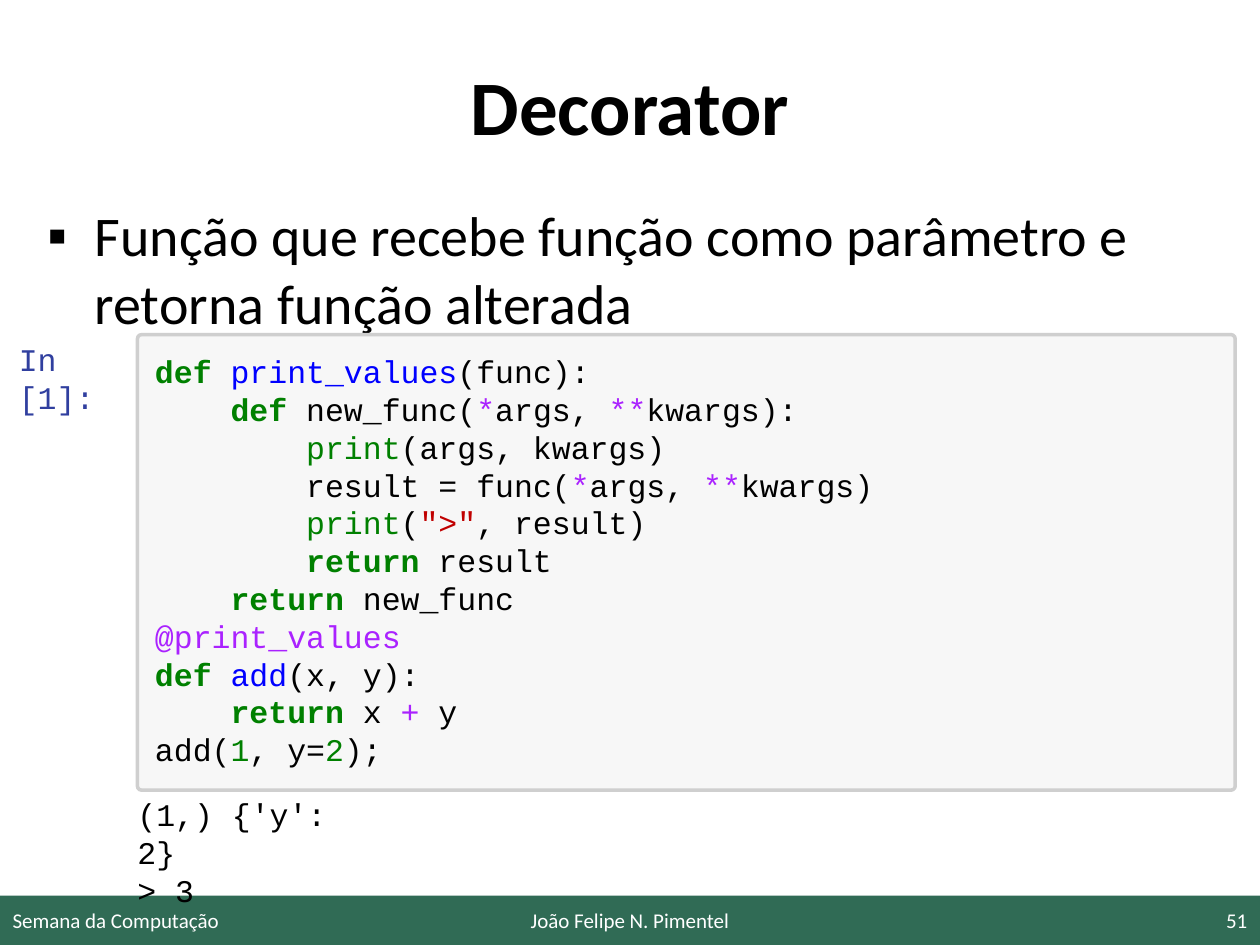
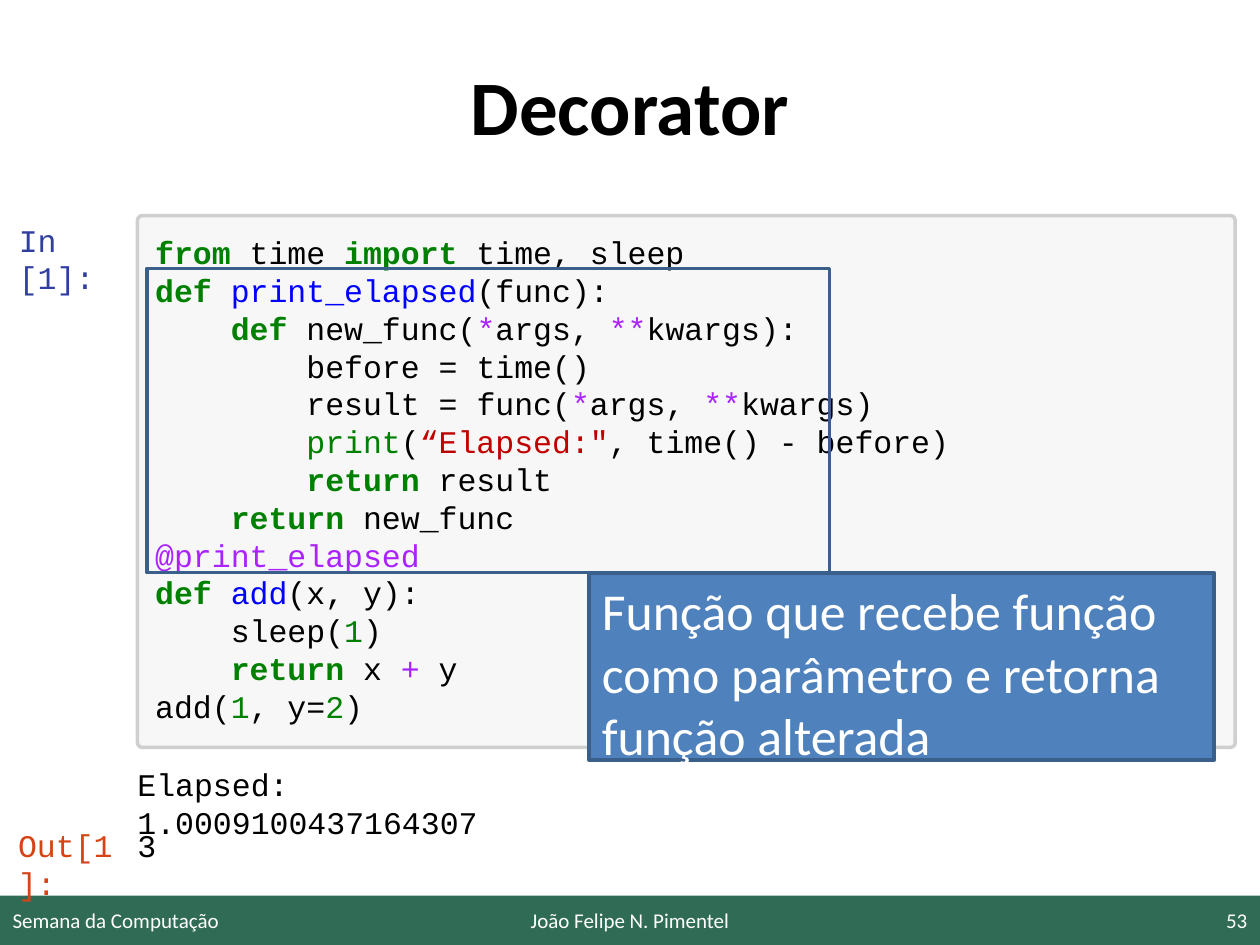
Before and after one commit to JoaoFelipe/presentations, a slide deck: slide 53 of 20191017_SC_UFF/umalinha.pptx (slide 51 before the commit). Drawn at 1260x945 pixels with LibreOffice and Linux fonts; fonts in the diff are those of the drawing; background and template pictures are left out. Boxes give left, top, right and bottom in pixels: in the first picture for what was removed or moved away, otherwise in the second. Text is boxed around its words. In the diff, an @@ line names an element or a change of style, - is before the commit and + after.

```diff
--- a/20191017_SC_UFF/umalinha.pptx
+++ b/20191017_SC_UFF/umalinha.pptx
@@ text "In [1]:": place and size @@
-text "In [1]:" at <box>19,350,95,416</box>
+text "In [1]:" at <box>19,231,95,296</box>
@@ rounded rectangle "from time import time, sleep": place and size @@
-rounded rectangle "from time import time, sleep" at <box>137,335,1235,790</box>
+rounded rectangle "from time import time, sleep" at <box>137,215,1235,747</box>
@@ rectangle added at <box>147,268,830,573</box>, outline #3A5F8C 2 pt @@
@@ text in rounded rectangle at <box>155,242,684,309</box>: text changed; text colour #0000FF to #000000 @@
-def print_values(func):
+from time import time, sleep
+def print_elapsed(func):
@@ text in rounded rectangle at <box>306,355,590,385</box>: text changed @@
-print(args, kwargs)
+before = time()
@@ text in rounded rectangle at <box>306,431,949,463</box>: text changed @@
-print(">", result)
+print(“Elapsed:", time() - before)
@@ text in rounded rectangle at <box>155,544,420,574</box>: text changed @@
-@print_values
+@print_elapsed
@@ text "Função que recebe função como ...": place and size @@
-text "Função que recebe função como ..." at <box>95,217,1128,337</box>
+text "Função que recebe função como ..." at <box>590,573,1215,761</box>
@@ text "Função que recebe função como ..." at <box>590,573,1215,761</box>: size 32 to 29.6 pt, text colour #000000 to #FFFFFF; bullet ▪ to none; fill none to #4F81BD; outline none to #3A5F8C 2 pt @@
@@ text in rounded rectangle at <box>231,620,382,649</box>: paragraph added @@
+sleep(1)
@@ text in rounded rectangle at <box>155,695,363,725</box>: text changed @@
-add(1, y=2);
+add(1, y=2)
@@ text added at <box>137,773,477,843</box>, 18 pt, text #000000 @@
+Elapsed: 1.0009100437164307
@@ text removed at <box>137,803,326,902</box> @@
-(1,) {'y': 2}
-> 3
@@ text added at <box>18,834,112,864</box>, 18 pt, text #D84315 @@
+Out[1]:
@@ text added at <box>137,836,156,858</box>, 18 pt, text #000000 @@
+3
@@ page number at <box>1226,914,1247,928</box>: text changed @@
-51
+53
```
Also in this commit, not shown: 45 other slides changed, 16 slides added, 2 slides removed, 2 other files.
